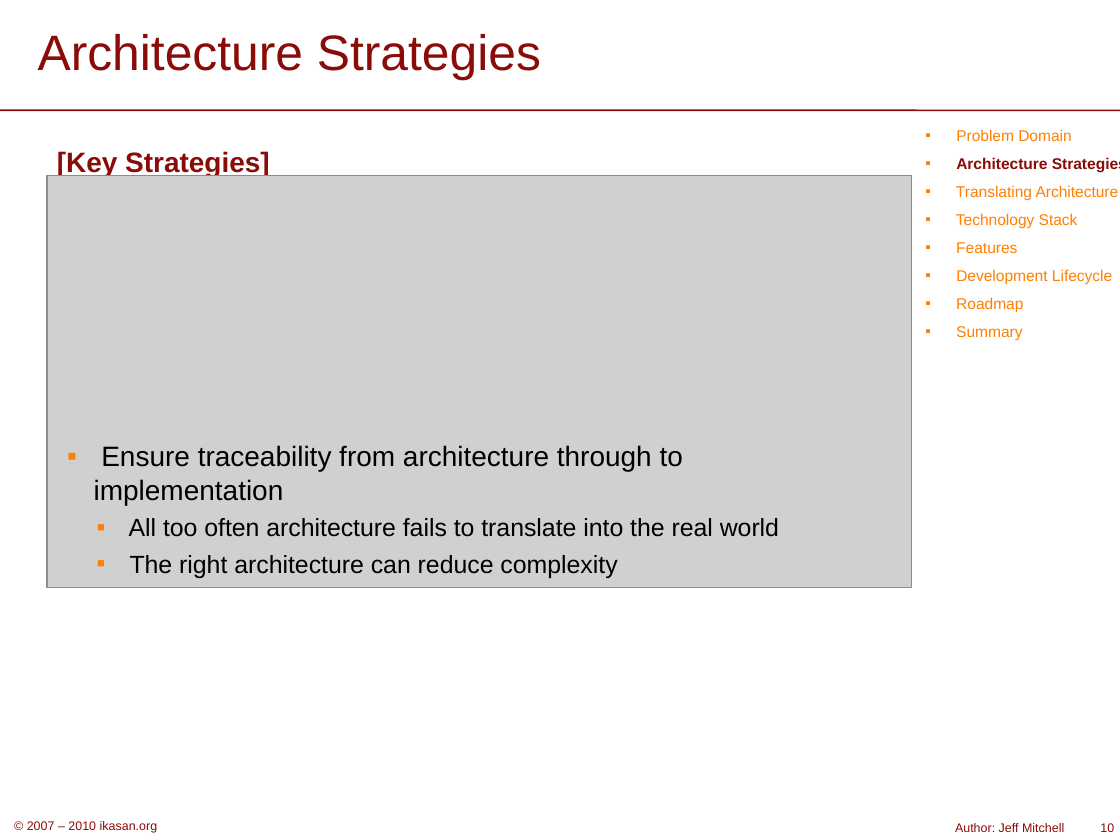
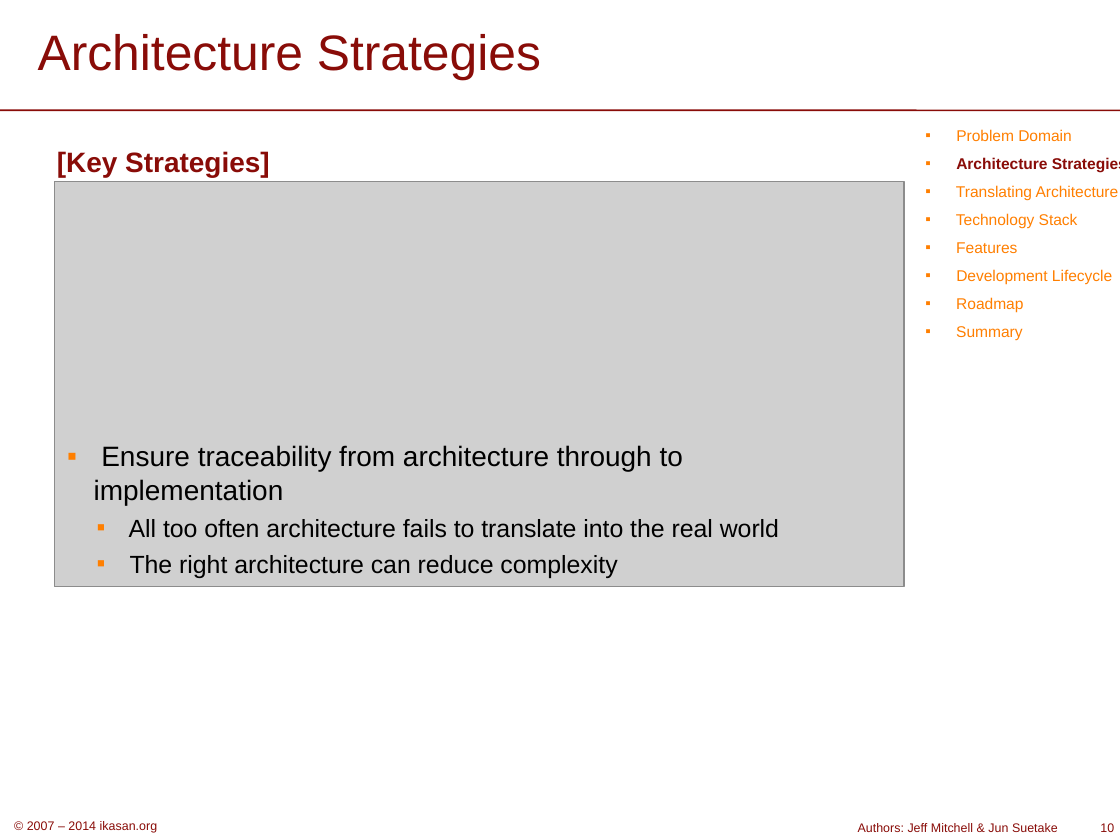
Before and after one commit to ikasanEIP/ikasan, a slide deck: slide 10 of website/org/publications/IkasanOverview.ppt. Drawn at 1120x840 pixels with LibreOffice and Linux fonts; fonts in the diff are those of the drawing; grey boxes stand for pictures; background and template pictures are left out. Boxes give left, top, right and bottom in pixels: in the first picture for what was removed or moved away, otherwise in the second. Text is boxed around its words. In the diff, an @@ line names an element or a change of style, - is before the commit and + after.

Commit message:
IKASAN-711 - website docs update

```diff
--- a/website/org/publications/IkasanOverview.ppt
+++ b/website/org/publications/IkasanOverview.ppt
@@ picture: place and size @@
-picture at box(47, 176, 912, 588)
+picture at box(55, 181, 905, 587)
@@ text at box(27, 821, 158, 833): text changed @@
-© 2007 – 2010 ikasan.org
+© 2007 – 2014 ikasan.org
@@ text at box(858, 823, 1058, 832): text changed @@
-Author: Jeff Mitchell
+Authors: Jeff Mitchell & Jun Suetake
```
Also in this commit, not shown: 35 other slides changed, 5 slides added, 1 slide removed, 1 other file.
